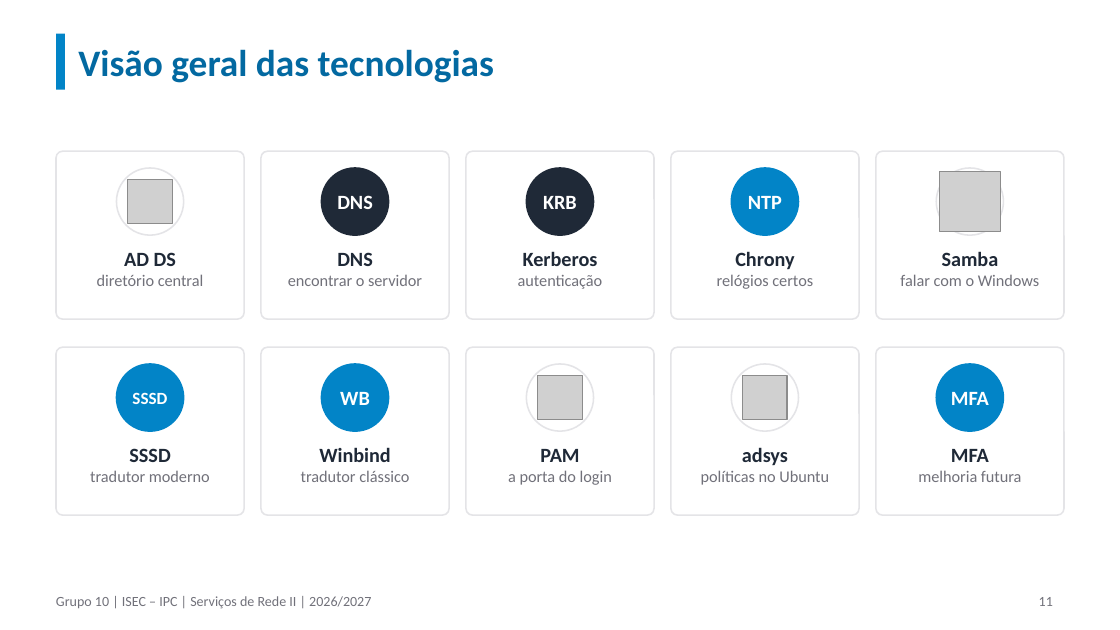
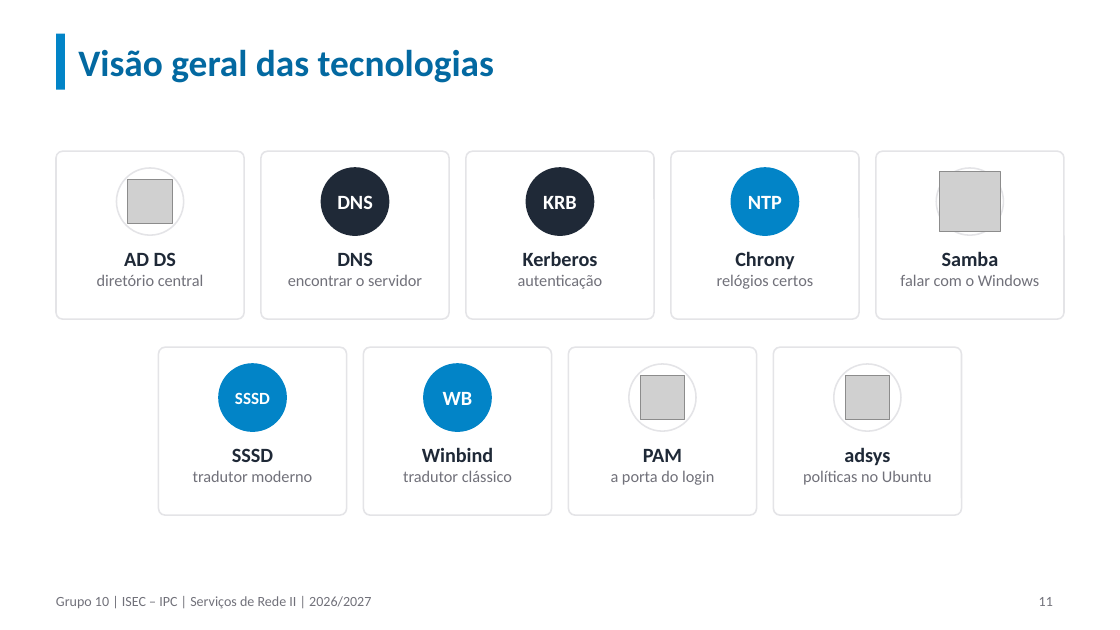
Before and after one commit to orlandonss/TrabalhoSR2, a slide deck: slide 11 of Apresentacoes_Workshop/SR2-2627-Workshop-Grp10-Apresentacao-Final-v4.pptx. Drawn at 1120x630 pixels with LibreOffice and Linux fonts; fonts in the diff are those of the drawing; grey boxes stand for pictures. Boxes give left, top, right and bottom in pixels: in the first picture for what was removed or moved away, otherwise in the second. Text is boxed around its words. In the diff, an @@ line names an element or a change of style, - is before the commit and + after.

```diff
--- a/Apresentacoes_Workshop/SR2-2627-Workshop-Grp10-Apresentacao-Final-v4.pptx
+++ b/Apresentacoes_Workshop/SR2-2627-Workshop-Grp10-Apresentacao-Final-v4.pptx
@@ rounded rectangle removed at (876, 347, 1064, 515) @@
@@ 6 texts, 4 rounded rectangles, 4 ellipses, 2 pictures: place and size @@
-6 texts, 4 rounded rectangles, 4 ellipses, 2 pictures at (56, 347, 859, 515)
+6 texts, 4 rounded rectangles, 4 ellipses, 2 pictures at (159, 347, 962, 515)
@@ ellipse removed at (936, 364, 1004, 431) @@
@@ text removed at (951, 392, 989, 405) @@
-MFA
@@ text removed at (918, 449, 1022, 482) @@
-MFA
-melhoria futura
```
Also in this commit, not shown: 7 other slides changed, 1 slide removed, 8 other files.
